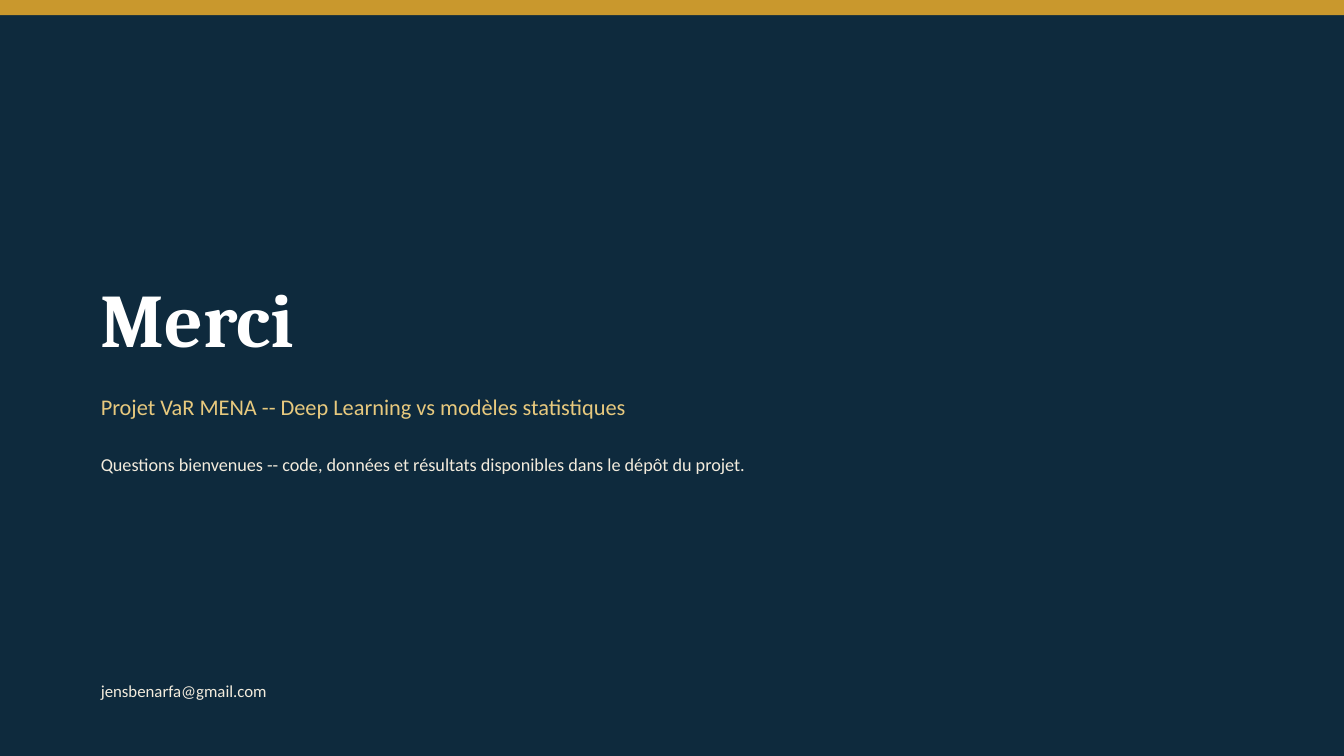
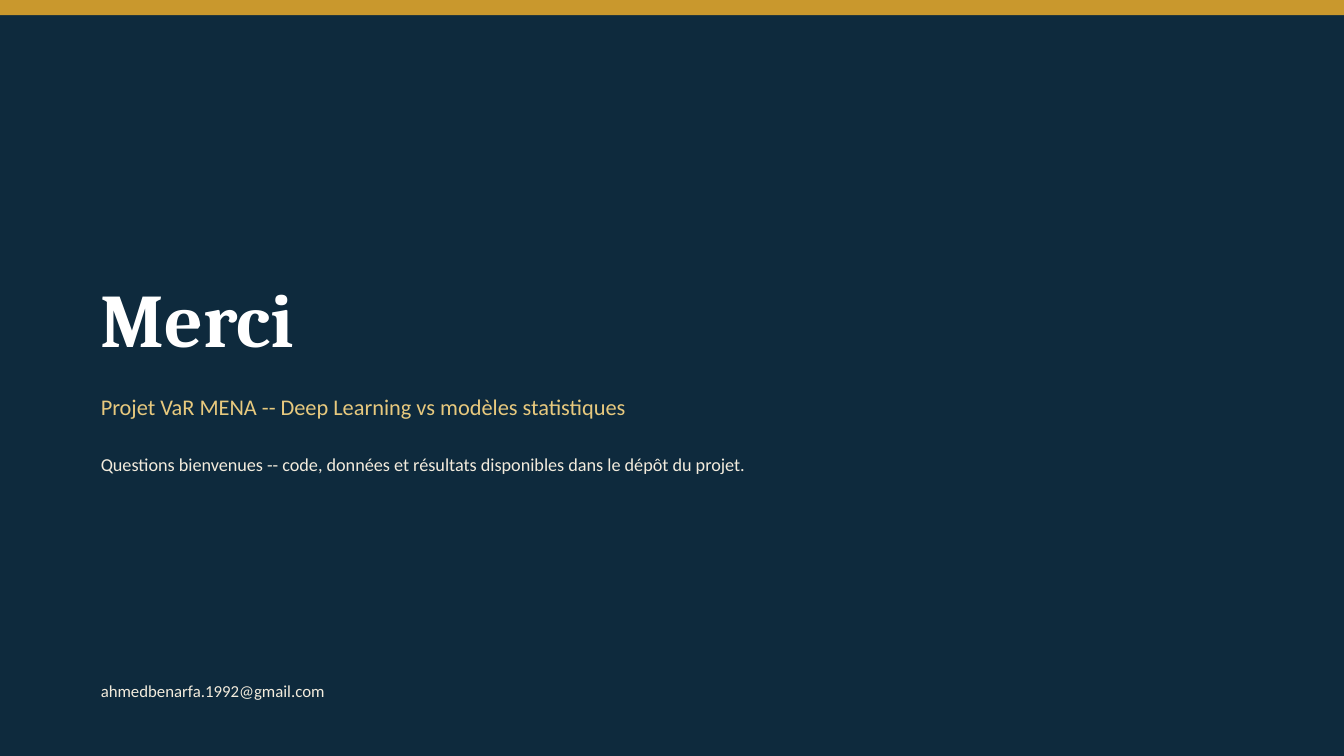
Before and after one commit to AhmedBenArfa/Projet-MENA-Series-temporelles, a slide deck: slide 31 of presentation/VaR_MENA.pptx (slide 17 before the commit). Drawn at 1344x756 pixels with LibreOffice and Linux fonts; fonts in the diff are those of the drawing. Boxes give left, top, right and bottom in pixels: in the first picture for what was removed or moved away, otherwise in the second. Text is boxed around its words. In the diff, an @@ line names an element or a change of style, - is before the commit and + after.

```diff
--- a/presentation/VaR_MENA.pptx
+++ b/presentation/VaR_MENA.pptx
@@ text at <box>101,685,325,700</box>: text changed @@
-jensbenarfa@gmail.com
+ahmedbenarfa.1992@gmail.com
```
Also in this commit, not shown: 16 other slides changed, 14 slides added, 4 other files.
